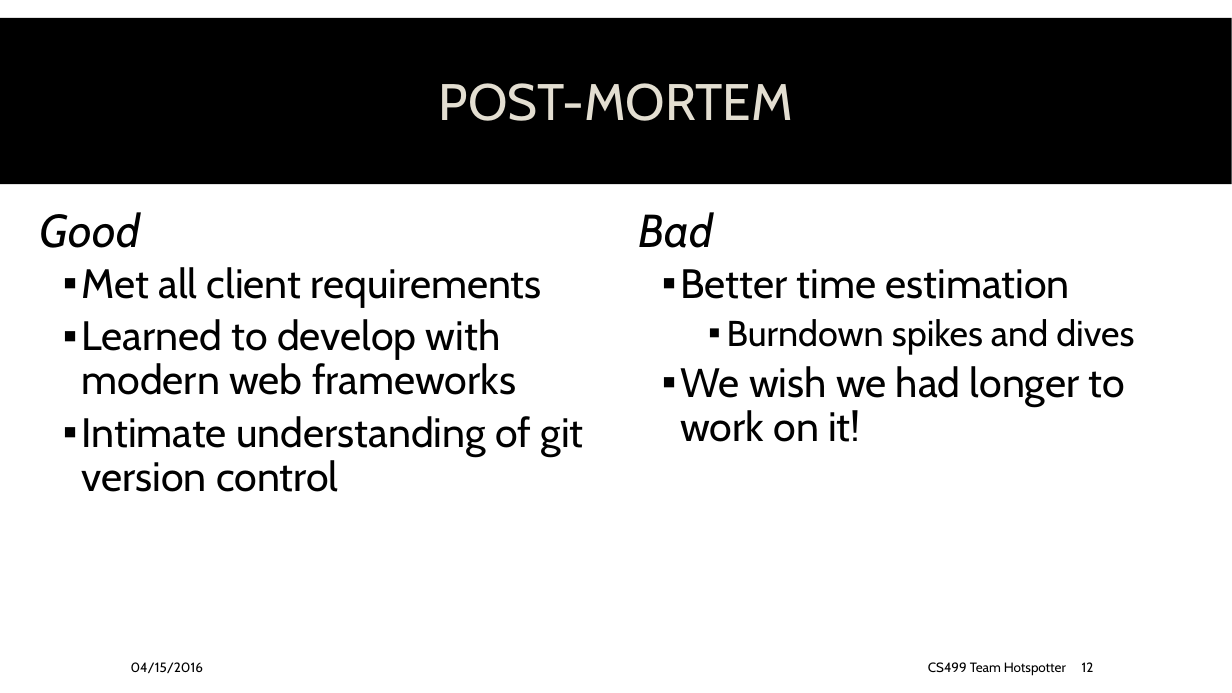
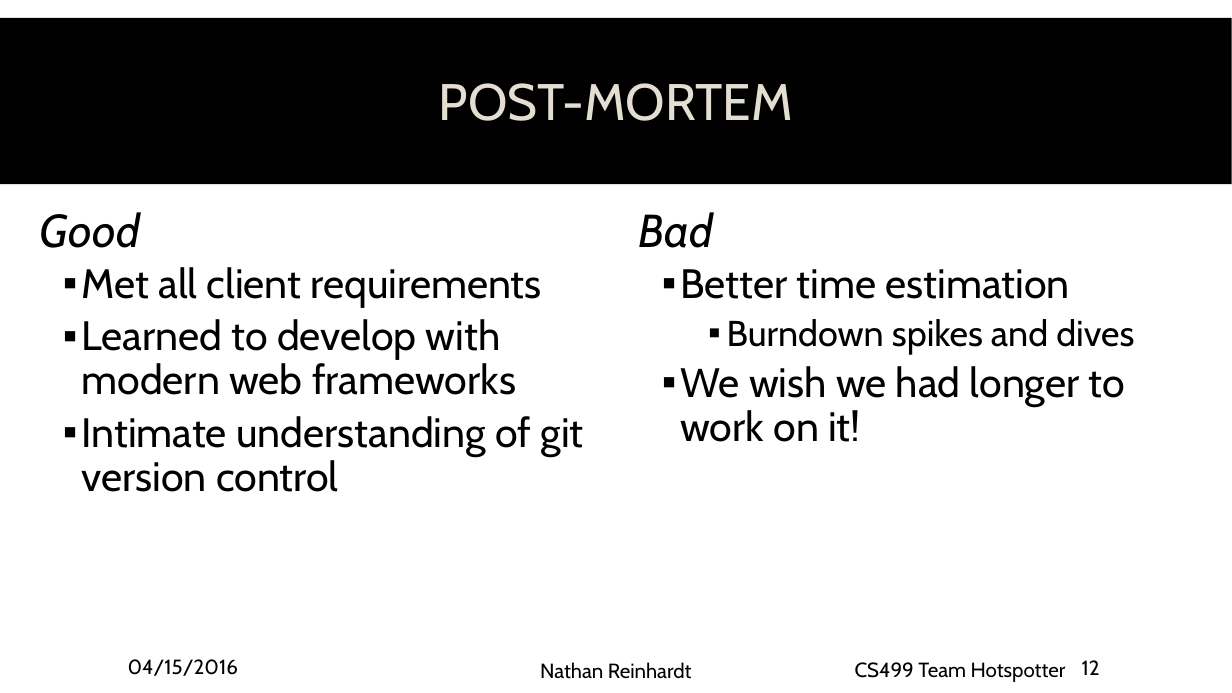
Before and after one commit to spesmit/hotspotter, a slide deck: slide 12 of Documentation/Presentations/CS499 Final Presentation.pptx. Drawn at 1232x693 pixels with LibreOffice and Linux fonts; fonts in the diff are those of the drawing; background and template pictures are left out. Boxes give left, top, right and bottom in pixels: in the first picture for what was removed or moved away, otherwise in the second. Text is boxed around its words. In the diff, an @@ line names an element or a change of style, - is before the commit and + after.

Commit message:
add names to slides and formatted everything per groups will

```diff
--- a/Documentation/Presentations/CS499 Final Presentation.pptx
+++ b/Documentation/Presentations/CS499 Final Presentation.pptx
@@ size 10.5 to 16 pt in 3 elements at [1082, 660, 1100, 675], [855, 662, 1066, 682], [128, 659, 238, 676] @@
@@ text added at [540, 662, 692, 679], 16 pt, text #000000 @@
+Nathan Reinhardt
```
Also in this commit, not shown: 12 other slides changed.
